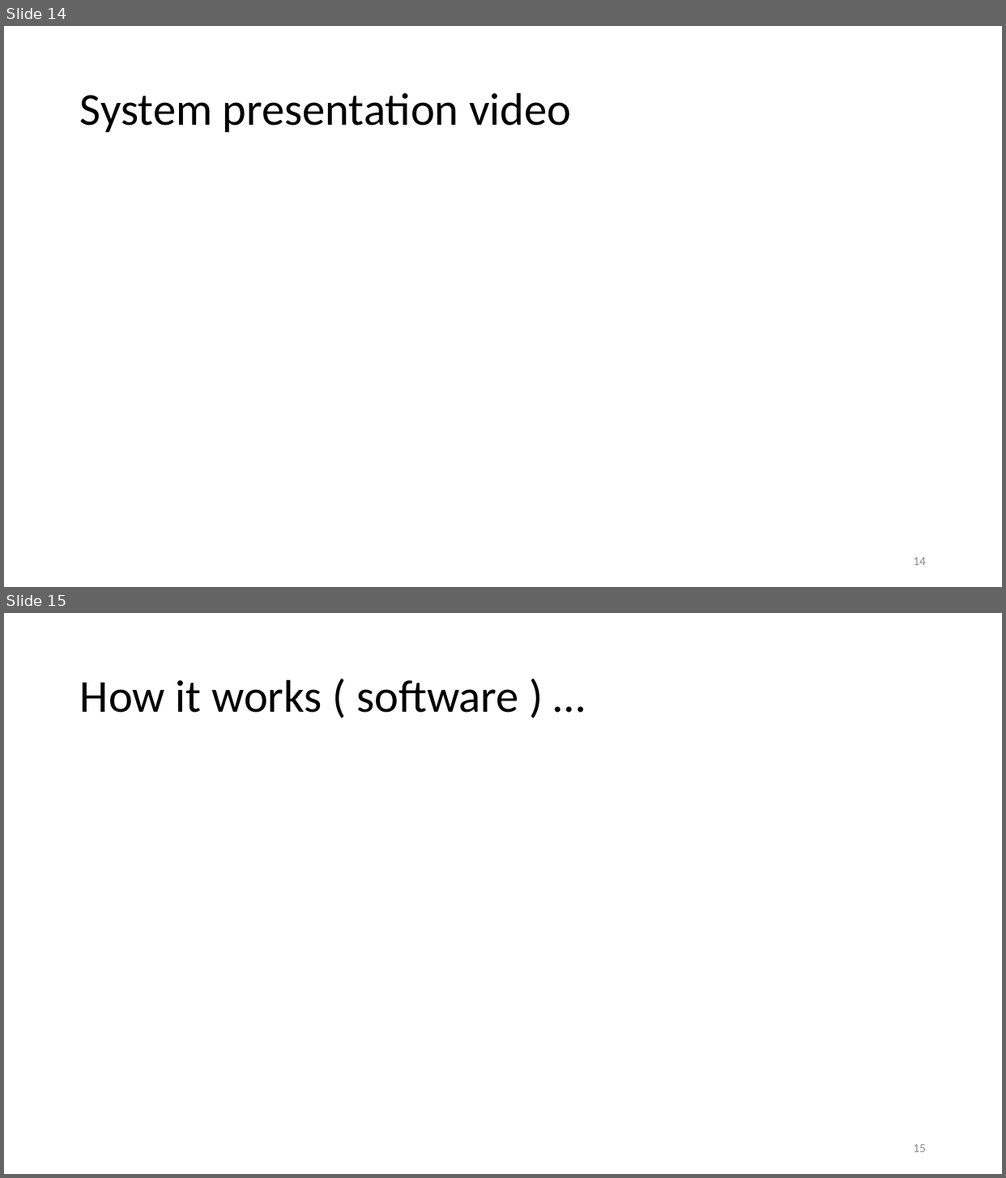
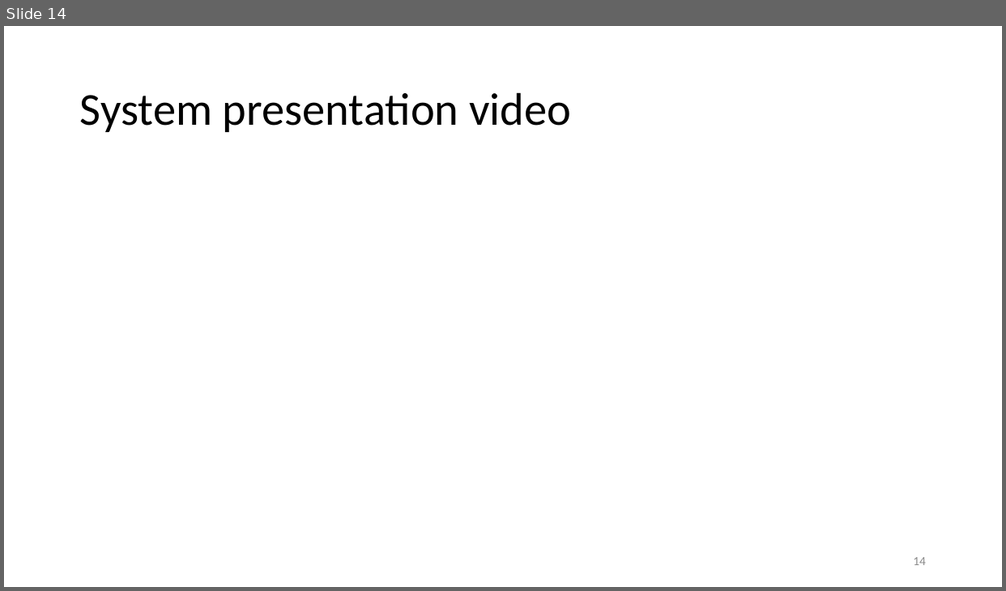
Before and after one commit to MDU-C2/MicroTomography, a slide deck: Precise Positioning and Scanning for Microwave Imaging.pptx. Shown one above the other, each under a label of ours: slides 14 and 15 before the commit, slide 14 after it. The pictures are 1006x1178 and 1006x591 pixels, drawn with LibreOffice and Linux fonts; fonts in the diff are those of the drawing. Boxes give left, top, right and bottom in pixels: in the first picture for what was removed or moved away, otherwise in the second. Text is boxed around its words. In the diff, an @@ line names an element or a change of style, - is before the commit and + after.

```diff
--- a/Precise Positioning and Scanning for Microwave Imaging.pptx
+++ b/Precise Positioning and Scanning for Microwave Imaging.pptx
@@ slide 15 removed at box(4, 613, 1002, 1174), background #FFFFFF @@
@@ title removed at box(80, 679, 519, 713) @@
-How it works ( software ) …
@@ page number removed at box(913, 1144, 926, 1152) @@
-15
```
Also in this commit, not shown: 1 slide changed, 6 slides added, 1 other file.
